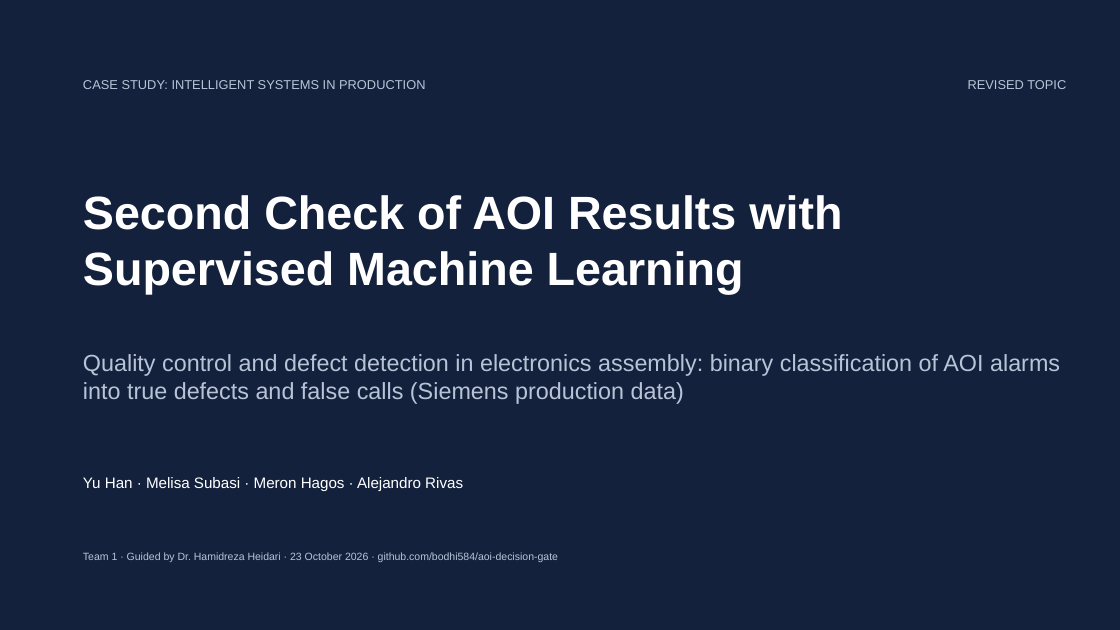
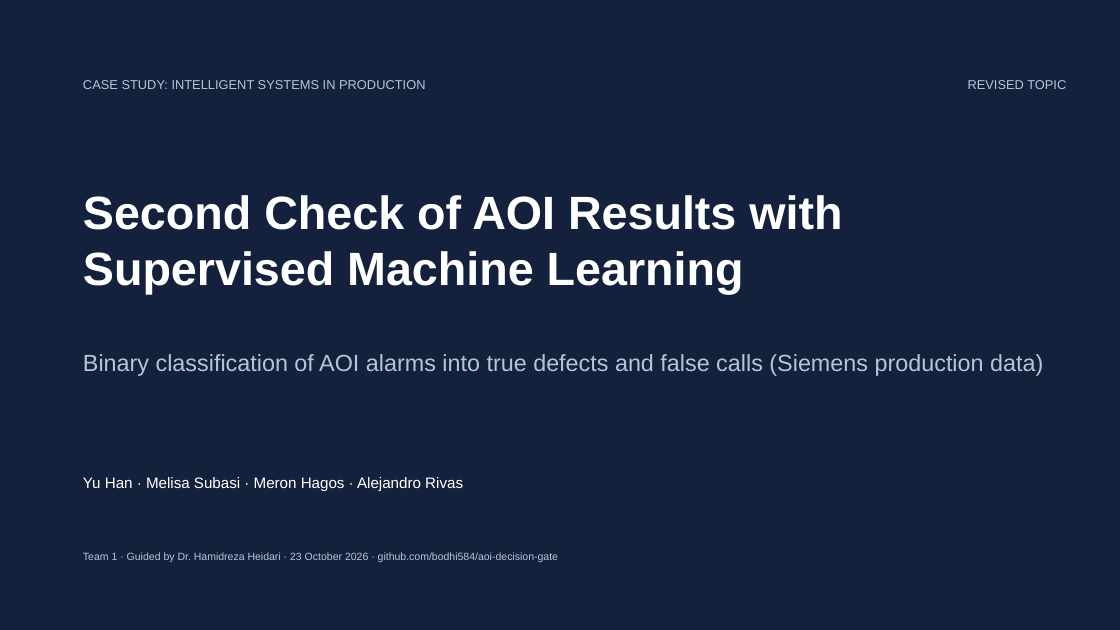
Before and after one commit to bodhi584/aoi-decision-gate, a slide deck: slide 1 of docs/slides_revised_topic.pptx. Drawn at 1120x630 pixels with LibreOffice and Linux fonts; fonts in the diff are those of the drawing. Boxes give left, top, right and bottom in pixels: in the first picture for what was removed or moved away, otherwise in the second. Text is boxed around its words. In the diff, an @@ line names an element or a change of style, - is before the commit and + after.

Commit message:
Subtitle: binary classification of AOI alarms into true defects and false calls

```diff
--- a/docs/slides_revised_topic.pptx
+++ b/docs/slides_revised_topic.pptx
@@ text at [83, 354, 1043, 376]: text changed @@
-Quality control and defect detection in electronics assembly: binary classification of AOI alarms into true defects and false calls (Siemens production data)
+Binary classification of AOI alarms into true defects and false calls (Siemens production data)
```
Also in this commit, not shown: 4 other files.
